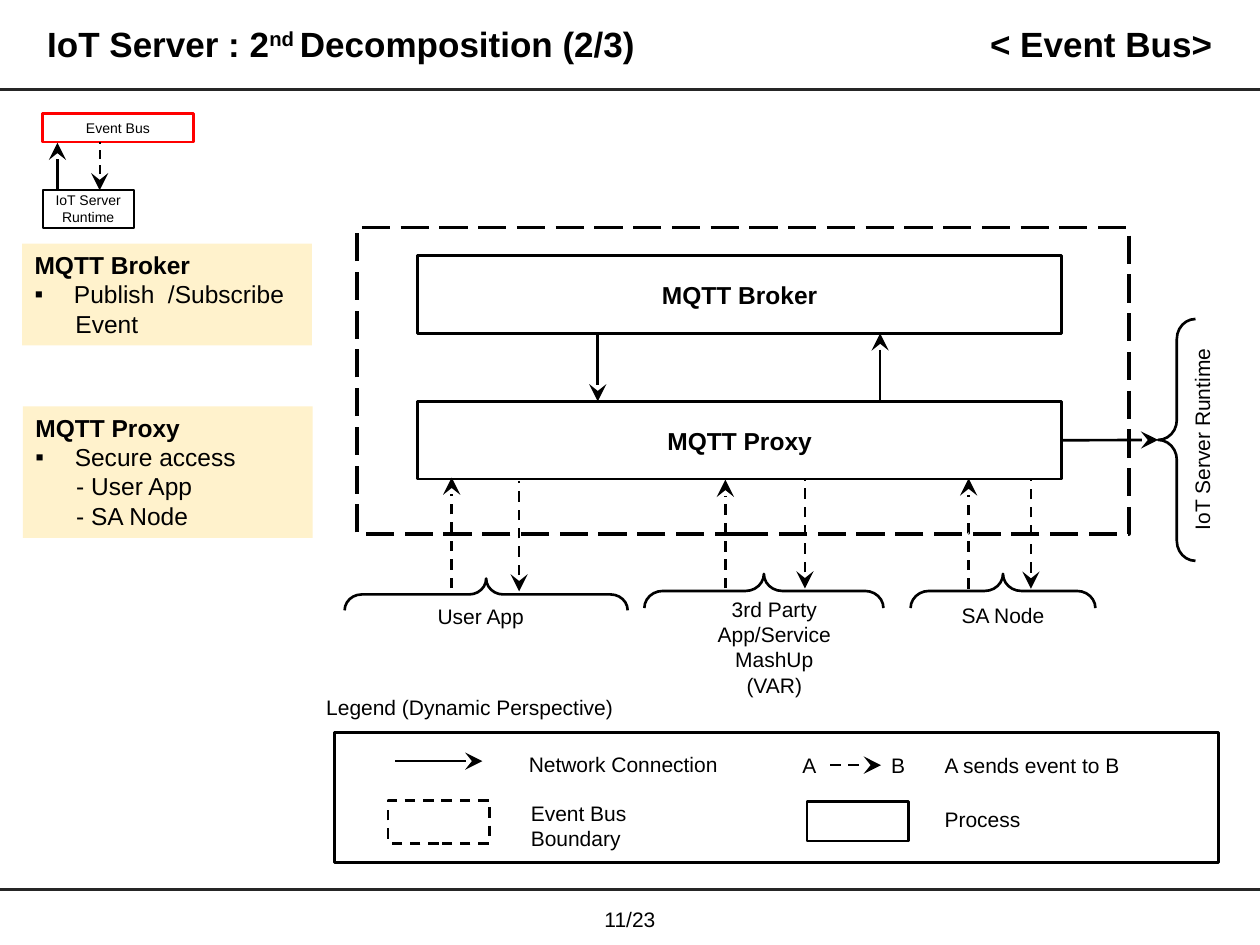
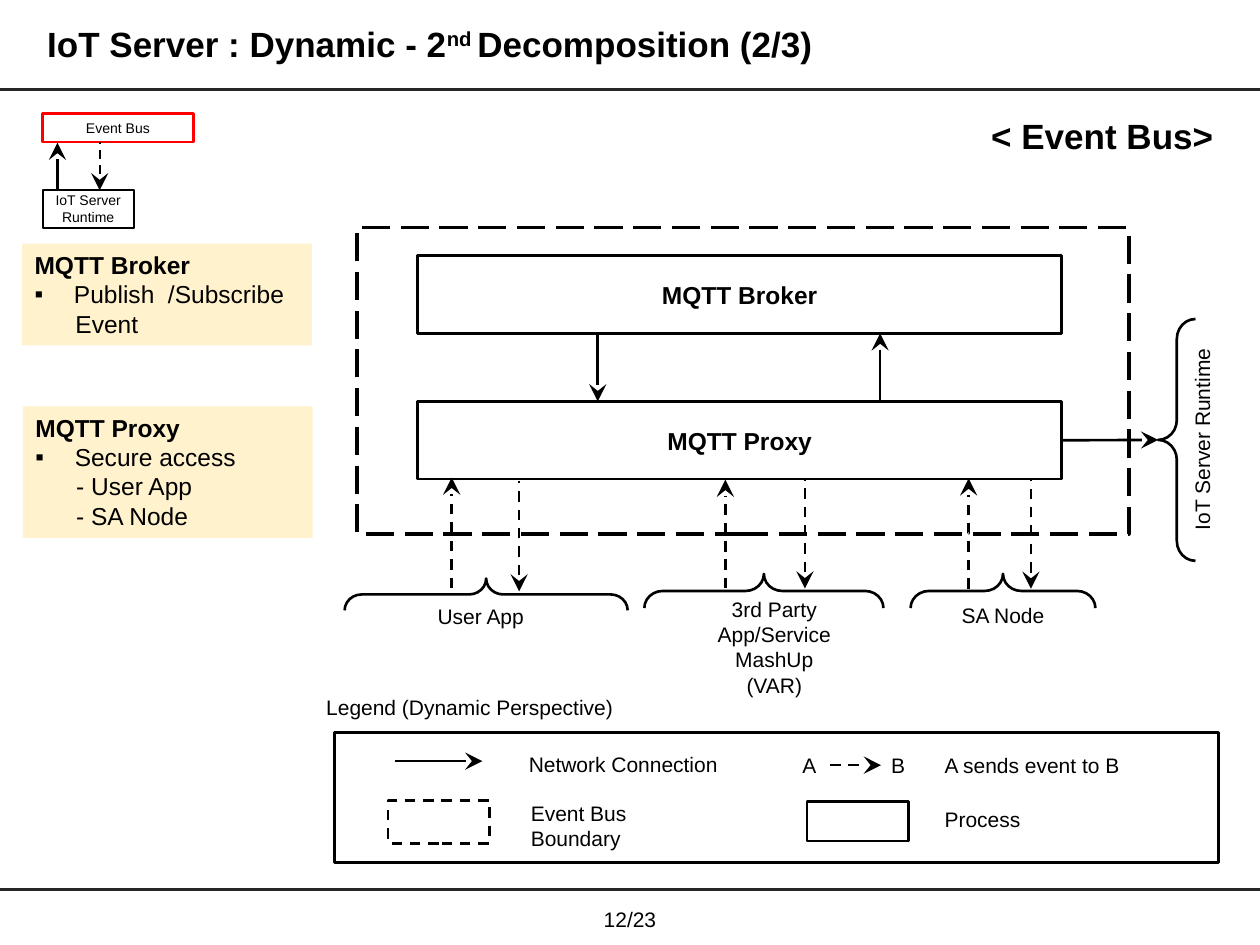
Before and after one commit to junggil/2015_CMU_StudioProject, a slide deck: slide 13 of DOCS/2015-06-24/Team1 Final presentation v0.99.pptx (slide 12 before the commit). Drawn at 1260x945 pixels with LibreOffice and Linux fonts; fonts in the diff are those of the drawing. Boxes give left, top, right and bottom in pixels: in the first picture for what was removed or moved away, otherwise in the second. Text is boxed around its words. In the diff, an @@ line names an element or a change of style, - is before the commit and + after.

```diff
--- a/DOCS/2015-06-24/Team1 Final presentation v0.99.pptx
+++ b/DOCS/2015-06-24/Team1 Final presentation v0.99.pptx
@@ title at <box>47,31,812,63</box>: text changed @@
-IoT Server : 2nd Decomposition (2/3)
+IoT Server : Dynamic - 2nd Decomposition (2/3)
@@ title "< Event Bus>": place and size @@
-title "< Event Bus>" at <box>1020,33,1212,58</box>
+title "< Event Bus>" at <box>1021,125,1213,150</box>
@@ page number at <box>604,911,656,928</box>: text changed @@
-11/23
+12/23
```
Also in this commit, not shown: 21 other slides changed, 3 slides added.
